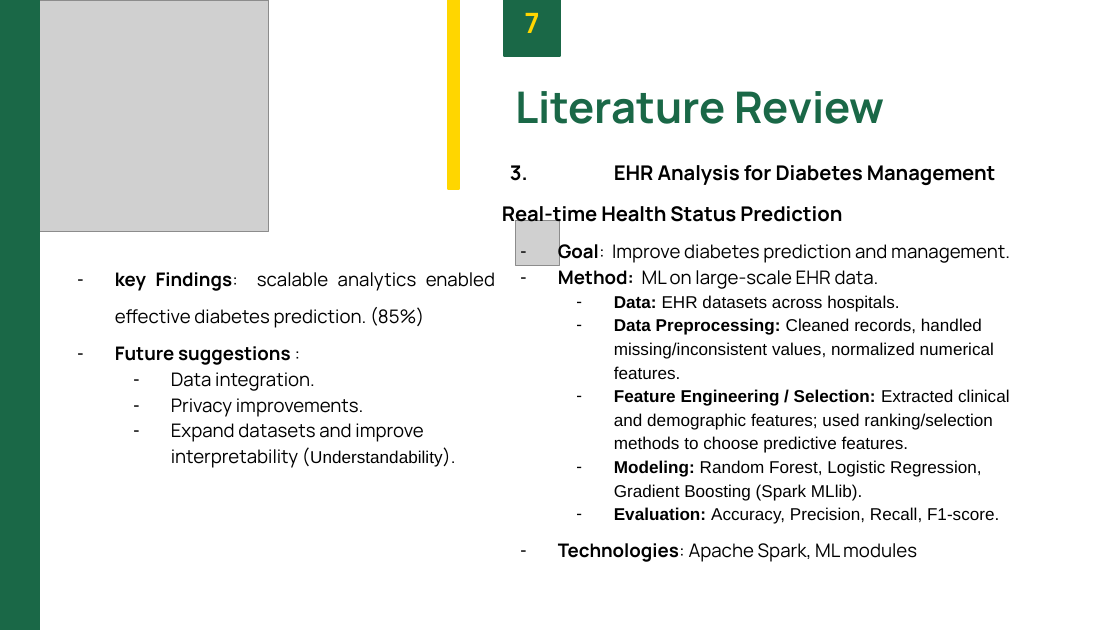
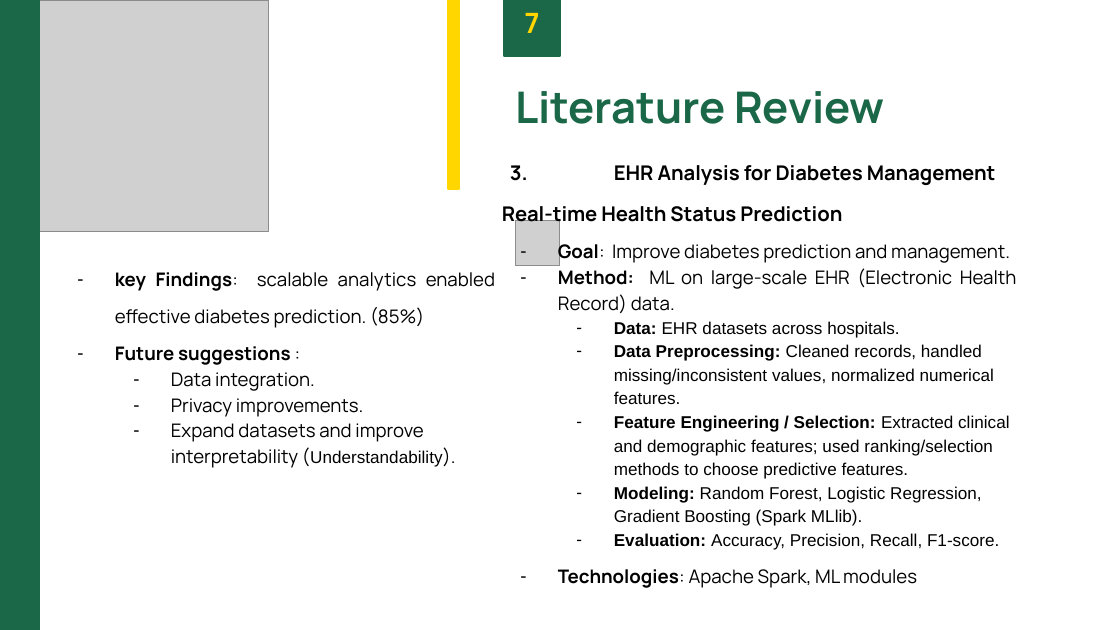
Before and after one commit to be-great/Big_Data_Analytics_in_Healthcare, a slide deck: slide 9 of Bigdata.pptx. Drawn at 1120x630 pixels with LibreOffice and Linux fonts; fonts in the diff are those of the drawing; grey boxes stand for pictures. Boxes give left, top, right and bottom in pixels: in the first picture for what was removed or moved away, otherwise in the second. Text is boxed around its words. In the diff, an @@ line names an element or a change of style, - is before the commit and + after.

```diff
--- a/Bigdata.pptx
+++ b/Bigdata.pptx
@@ text at <box>558,268,1017,313</box>: text changed @@
-– Method: ML on large-scale EHR data.
+– Method: ML on large-scale EHR (Electronic Health Record) data.
```
Also in this commit, not shown: 12 other slides changed, 1 slide added, 1 other file.
